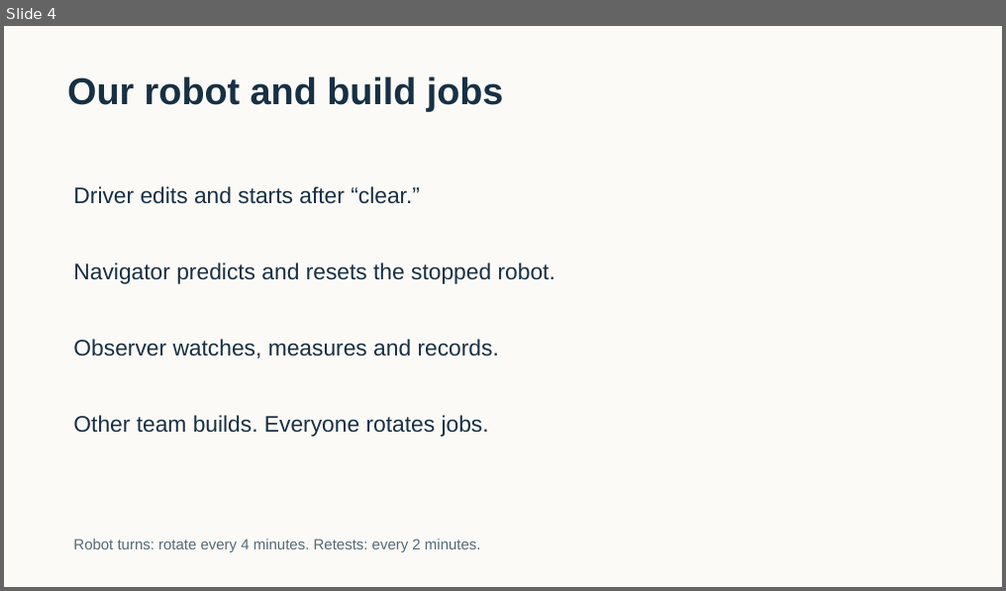
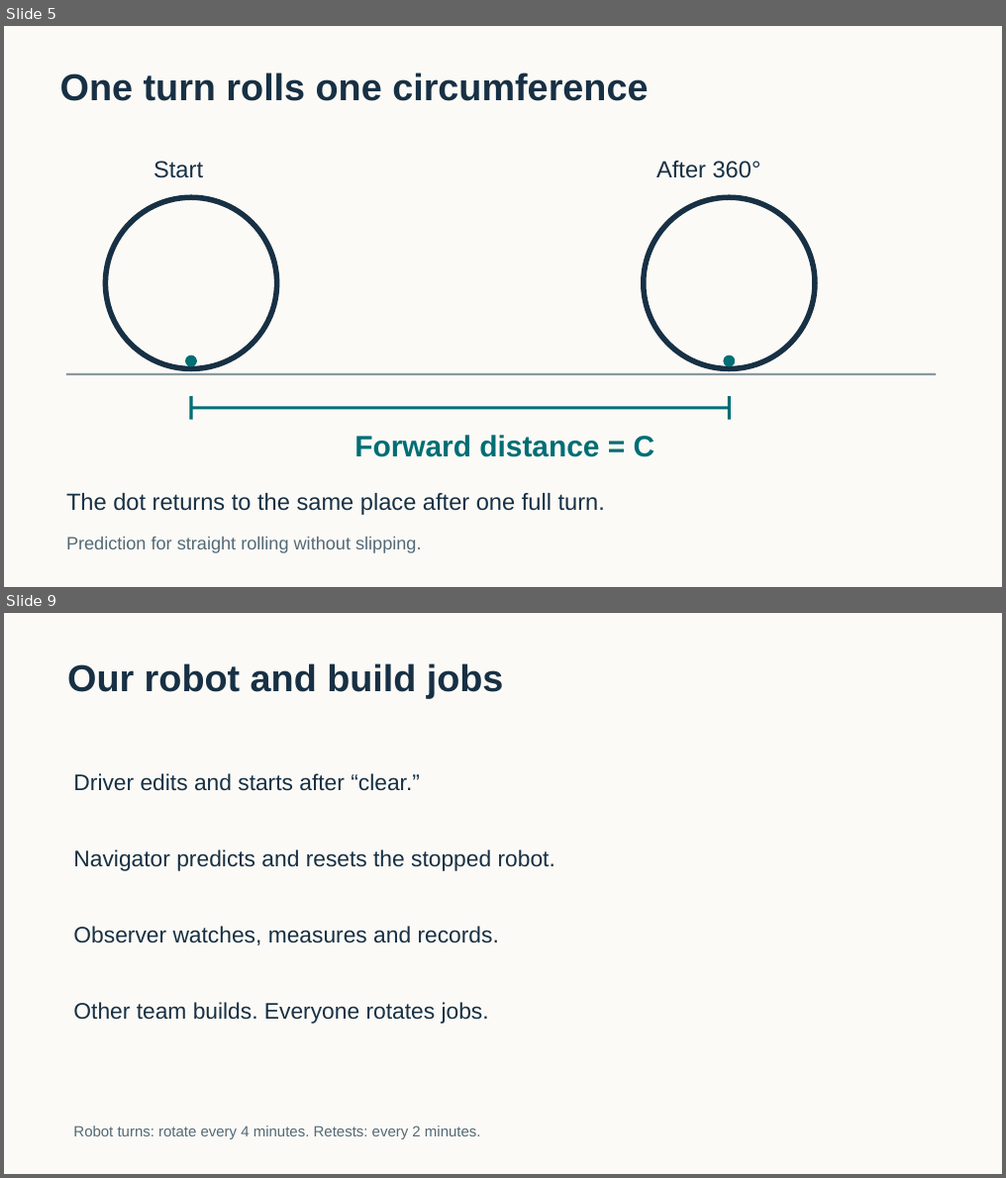
Before and after one commit to FRC999/YMCA-SPIKE-education, a slide deck: 03_Presentations/W02_delivery.pptx. Shown one above the other, each under a label of ours: slide 4 before the commit, slides 5 and 9 after it; the slides between them are not shown. The pictures are 1006x591 and 1006x1178 pixels, drawn with LibreOffice and Linux fonts; fonts in the diff are those of the drawing. Boxes give left, top, right and bottom in pixels: in the first picture for what was removed or moved away, otherwise in the second. Text is boxed around its words. In the diff, an @@ line names an element or a change of style, - is before the commit and + after.

Commit message:
Explain motors and wheel distance in Session 2 with complete teaching packet

```diff
--- a/03_Presentations/W02_delivery.pptx
+++ b/03_Presentations/W02_delivery.pptx
@@ slide 5 added at (4,26,1002,587), background #FBFAF6 @@
@@ text added at (60,73,648,101), 36 pt, text #173044, bold @@
+One turn rolls one circumference
@@ text added at (153,161,203,178), 22.5 pt, text #173044 @@
+Start
@@ text added at (656,161,761,178), 22.5 pt, text #173044 @@
+After 360°
@@ ellipse added at (105,197,276,369), outline #173044 5.25 pt @@
@@ ellipse added at (644,197,815,369), outline #173044 5.25 pt @@
@@ line added from (66, 374) to (936, 374), #89999F 2.25 pt @@
@@ ellipse added at (186,356,197,368), fill #006E75, outline #006E75 0.75 pt @@
@@ ellipse added at (724,356,735,368), fill #006E75, outline #006E75 0.75 pt @@
@@ line added from (191, 408) to (730, 408), #006E75 3 pt @@
@@ line added from (191, 396) to (191, 420), #006E75 3 pt @@
@@ line added from (730, 396) to (730, 420), #006E75 3 pt @@
@@ text added at (354,435,655,458), 28.5 pt, text #006E75, bold @@
+Forward distance = C
@@ text added at (66,493,605,515), 22.5 pt, text #173044 @@
+The dot returns to the same place after one full turn.
@@ text added at (66,537,421,554), 17.2 pt, text #536A77 @@
+Prediction for straight rolling without slipping.
@@ what was slide 4 is now slide 9 @@
```
Also in this commit, not shown: 4 slides changed, 5 other slides added, 1 slide removed, 31 other files.
